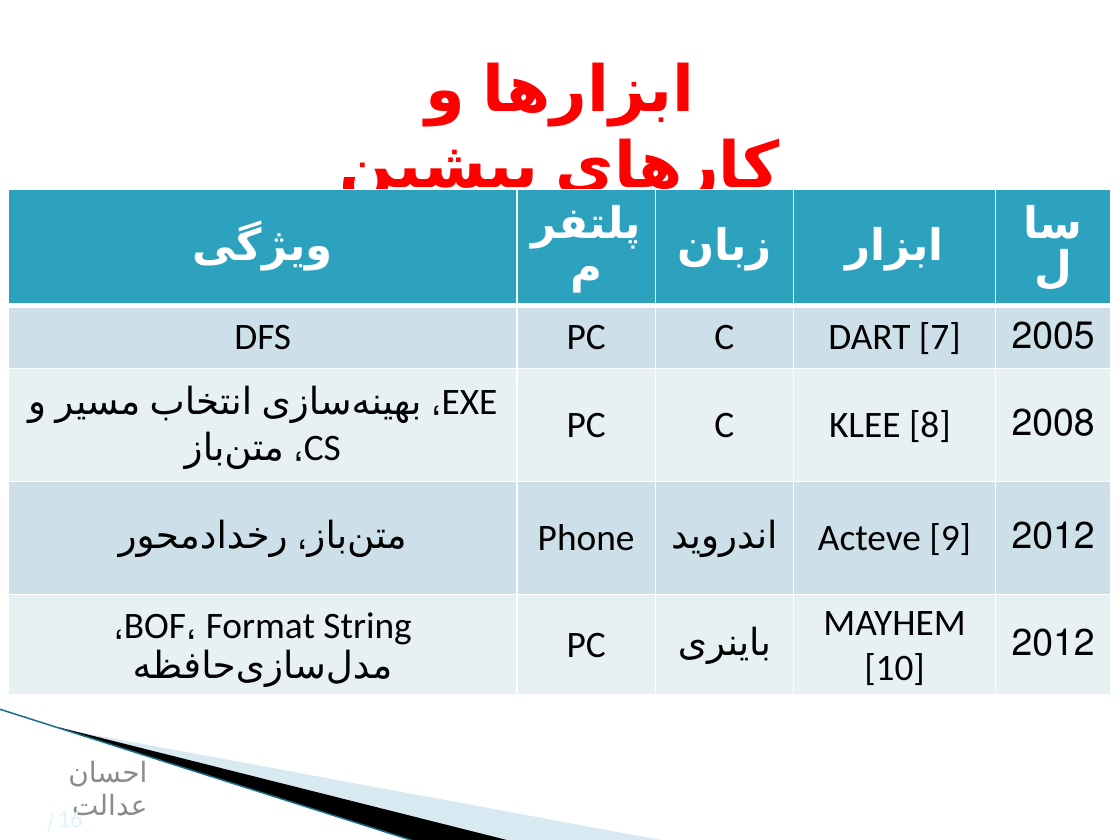
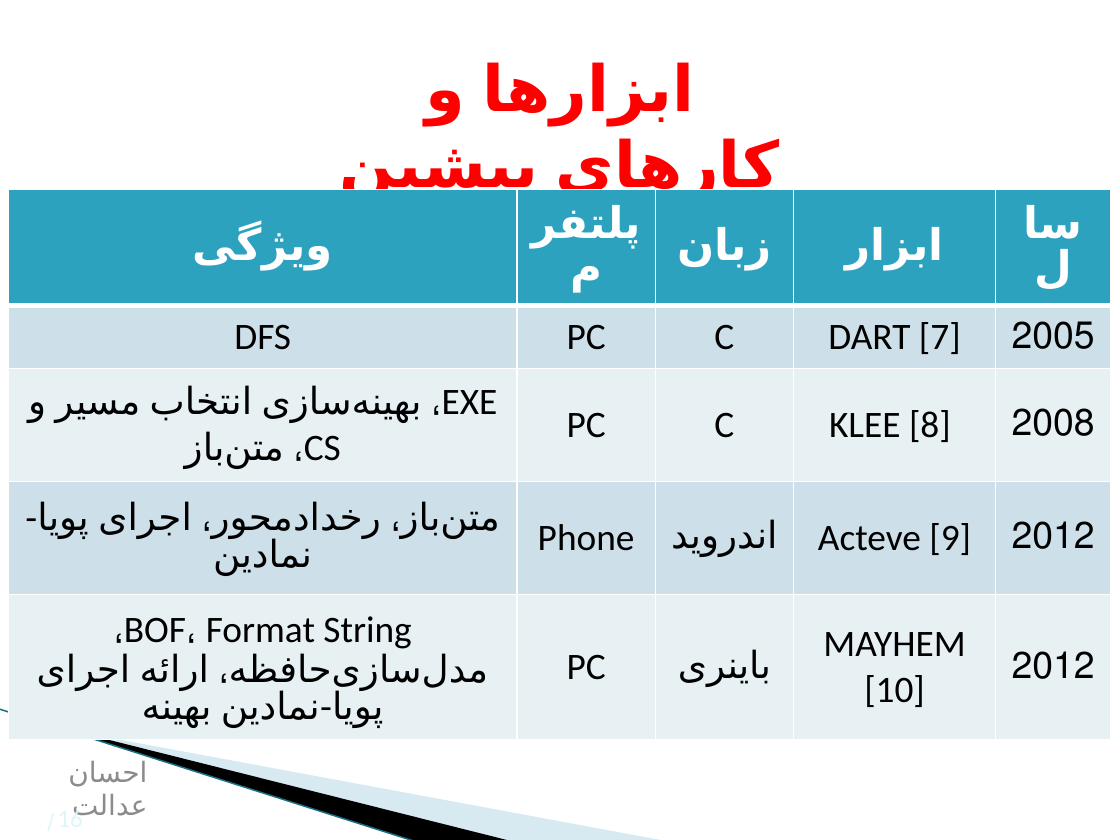
Before and after one commit to ehsan-is-everything/CIG-Droid, a slide deck: slide 16 of Presentation/Presentation-v1.pptx. Drawn at 1120x840 pixels with LibreOffice and Linux fonts; fonts in the diff are those of the drawing; background and template pictures are left out. Boxes give left, top, right and bottom in pixels: in the first picture for what was removed or moved away, otherwise in the second. Text is boxed around its words. In the diff, an @@ line names an element or a change of style, - is before the commit and + after.

```diff
--- a/Presentation/Presentation-v1.pptx
+++ b/Presentation/Presentation-v1.pptx
@@ table at bbox=[9, 189, 1110, 731] @@
-row 4, column 1: متن‌باز، رخدادمحور
+row 4, column 1: متن‌باز، رخدادمحور، اجرای پویا-نمادین
-row 5, column 1: BOF، Format String، مدل‌سازی‌حافظه
+row 5, column 1: BOF، Format String، مدل‌سازی‌حافظه، ارائه اجرای پویا-نمادین بهینه
```
Also in this commit, not shown: 18 other slides changed.
